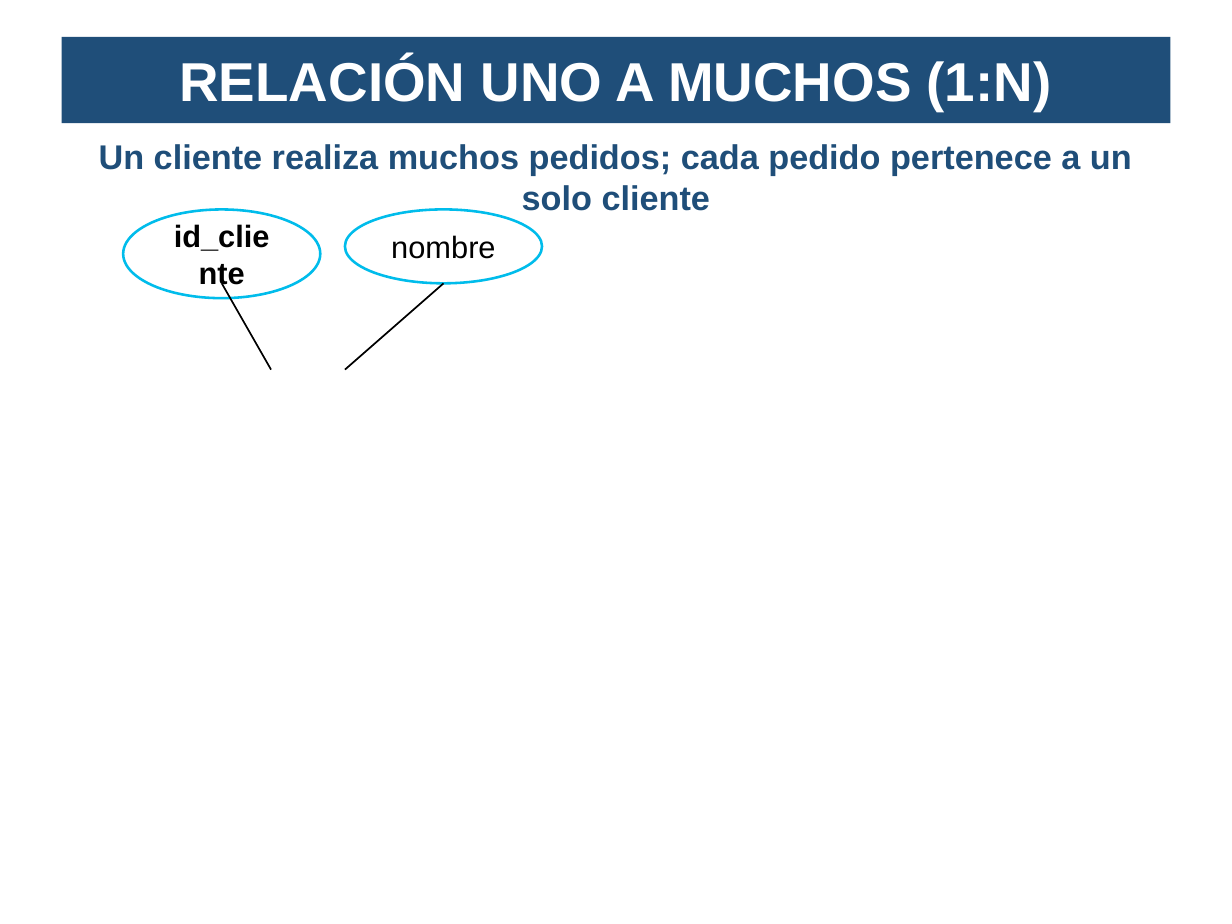
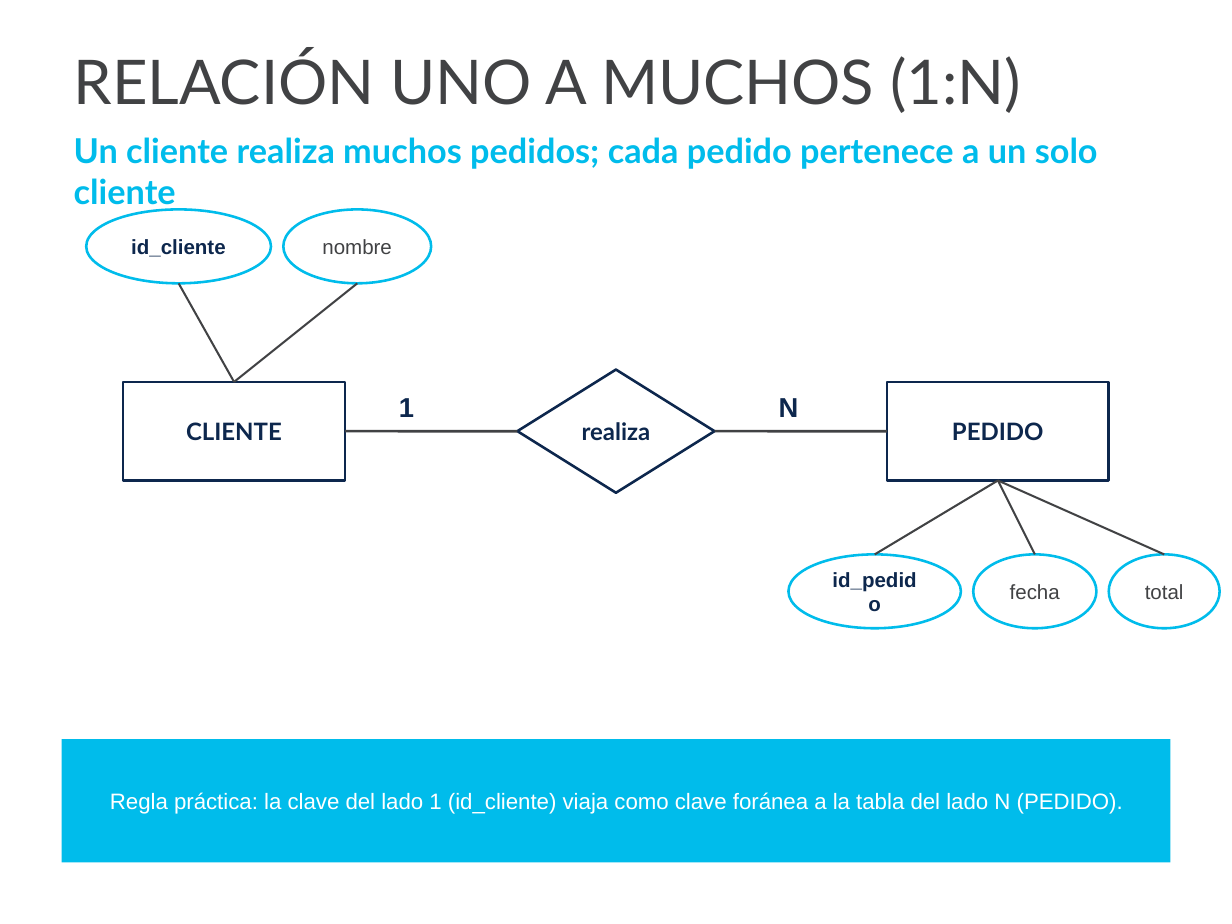
Before and after one commit to andcastillo/single_slide_creation, a slide deck: slide 14 of examples/generated_deck.pptx (slide 16 before the commit). Drawn at 1232x924 pixels with LibreOffice and Linux fonts; fonts in the diff are those of the drawing. Boxes give left, top, right and bottom in pixels: in the first picture for what was removed or moved away, otherwise in the second. Text is boxed around its words. In the diff, an @@ line names an element or a change of style, - is before the commit and + after.

```diff
--- a/examples/generated_deck.pptx
+++ b/examples/generated_deck.pptx
@@ text "RELACIÓN UNO A MUCHOS (1:N)": place and size @@
-text "RELACIÓN UNO A MUCHOS (1:N)" at <box>62,37,1170,123</box>
+text "RELACIÓN UNO A MUCHOS (1:N)" at <box>74,51,1021,113</box>
@@ text "RELACIÓN UNO A MUCHOS (1:N)" at <box>74,51,1021,113</box>: size 32 to 36 pt, font Arial to Lato, text colour #FFFFFF to #414244, bold off; alignment centre to left; vertical alignment middle to top; fill #1F4E79 to none @@
@@ text "Un cliente realiza muchos pedidos; ..." at <box>74,137,1098,211</box>: font Arial to Lato, text colour #1F4E79 to #00BCEB; alignment centre to left @@
@@ ellipse "id_cliente": place and size @@
-ellipse "id_cliente" at <box>123,209,320,298</box>
+ellipse "id_cliente" at <box>86,209,271,283</box>
@@ ellipse "id_cliente" at <box>86,209,271,283</box>: size 18 to 12 pt, text colour #000000 to #0D274D @@
@@ ellipse "nombre": place and size @@
-ellipse "nombre" at <box>345,209,542,283</box>
+ellipse "nombre" at <box>283,209,431,283</box>
@@ ellipse "nombre" at <box>283,209,431,283</box>: size 18 to 12 pt, text colour #000000 to #414244 @@
@@ line moved from (222, 283) - (271, 370) to (234, 382) - (179, 283) @@
@@ line (234, 382) - (179, 283): stroke #000000 0.99 pt to #414244 1.19 pt @@
@@ line moved from (444, 283) - (345, 370) to (234, 382) - (357, 283) @@
@@ line (234, 382) - (357, 283): stroke #000000 0.99 pt to #414244 1.19 pt @@
@@ rectangle added at <box>123,382,345,480</box>, fill #FFFFFF, outline #0D274D 1.5 pt, 14 pt, text #0D274D, bold @@
+CLIENTE
@@ diamond added at <box>517,370,715,493</box>, fill #FFFFFF, outline #0D274D 1.5 pt, 14 pt, text #0D274D, bold @@
+realiza
@@ rectangle added at <box>887,382,1109,480</box>, fill #FFFFFF, outline #0D274D 1.5 pt, 14 pt, text #0D274D, bold @@
+PEDIDO
@@ text added at <box>399,398,414,417</box>, 16 pt, text #0D274D, bold @@
+1
@@ text added at <box>779,398,799,417</box>, 16 pt, text #0D274D, bold @@
+N
@@ line added from (345, 431) to (517, 431), #414244 1.5 pt @@
@@ line added from (715, 431) to (887, 431), #414244 1.5 pt @@
@@ line added from (998, 480) to (875, 554), #414244 1.19 pt @@
@@ line added from (998, 480) to (1035, 554), #414244 1.19 pt @@
@@ line added from (998, 480) to (1164, 554), #414244 1.19 pt @@
@@ ellipse added at <box>788,554,961,628</box>, fill #FFFFFF, outline #00BCEB 1.5 pt, 12 pt, text #0D274D, bold @@
+id_pedido
@@ ellipse added at <box>973,554,1096,628</box>, fill #FFFFFF, outline #00BCEB 1.5 pt, 12 pt, text #414244 @@
+fecha
@@ ellipse added at <box>1109,554,1220,628</box>, fill #FFFFFF, outline #00BCEB 1.5 pt, 12 pt, text #414244 @@
+total
@@ rectangle added at <box>62,739,1170,862</box>, fill #00BCEB, 13 pt, text #FFFFFF @@
+Regla práctica: la clave del lado 1 (id_cliente) viaja como clave foránea a la tabla del lado N (PEDIDO).
```
Also in this commit, not shown: 3 slides removed.
